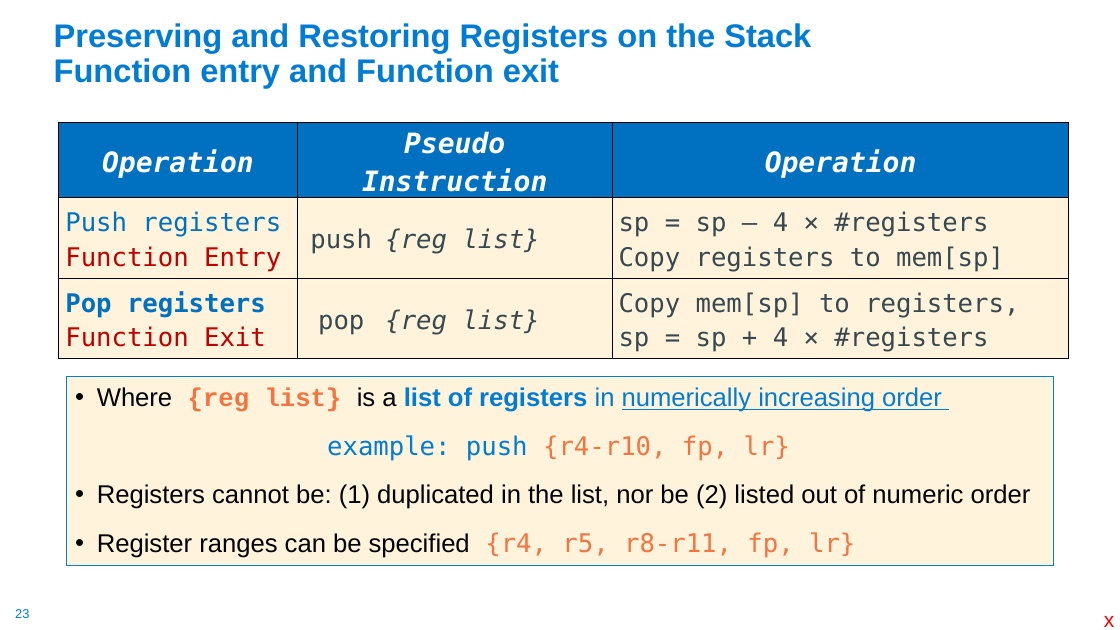
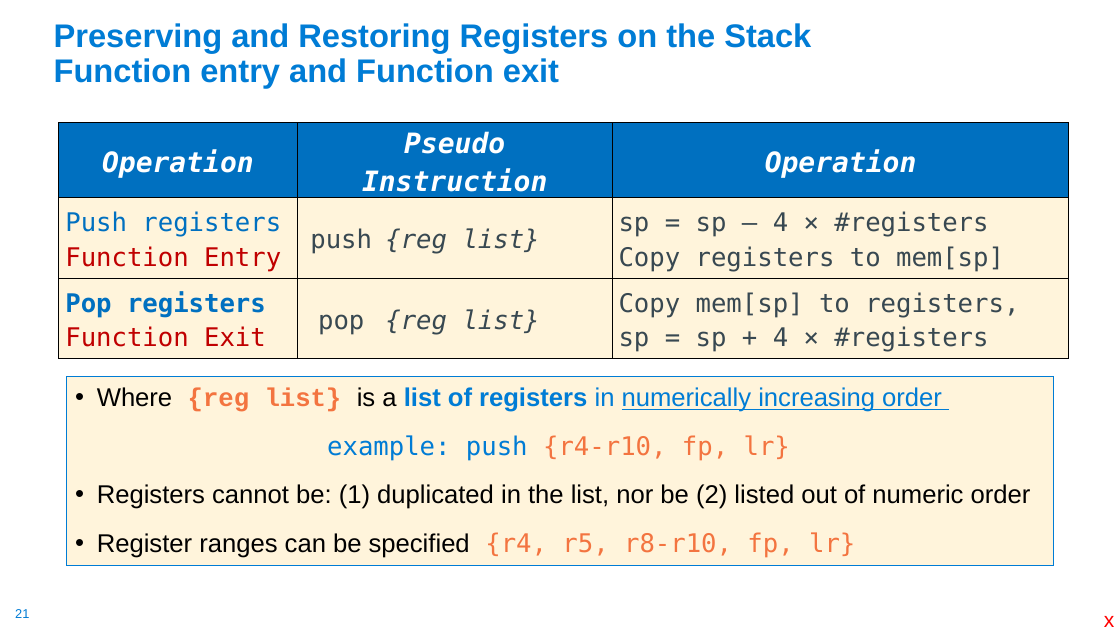
Before and after one commit to cse30-fa22/Muller_CSE30_Lecture_Slides, a slide deck: slide 21 of 09_Assm_Part4.pptx (slide 23 before the commit). Drawn at 1120x630 pixels with LibreOffice and Linux fonts; fonts in the diff are those of the drawing. Boxes give left, top, right and bottom in pixels: in the first picture for what was removed or moved away, otherwise in the second. Text is boxed around its words. In the diff, an @@ line names an element or a change of style, - is before the commit and + after.

```diff
--- a/09_Assm_Part4.pptx
+++ b/09_Assm_Part4.pptx
@@ text at (97,532,855,558): text changed @@
-• Register ranges can be specified {r4, r5, r8-r11, fp, lr}
+• Register ranges can be specified {r4, r5, r8-r10, fp, lr}
@@ page number at (15,609,29,618): text changed @@
-23
+21
```
Also in this commit, not shown: 7 other slides changed, 4 slides added, 41 slides removed, 3 other files.
